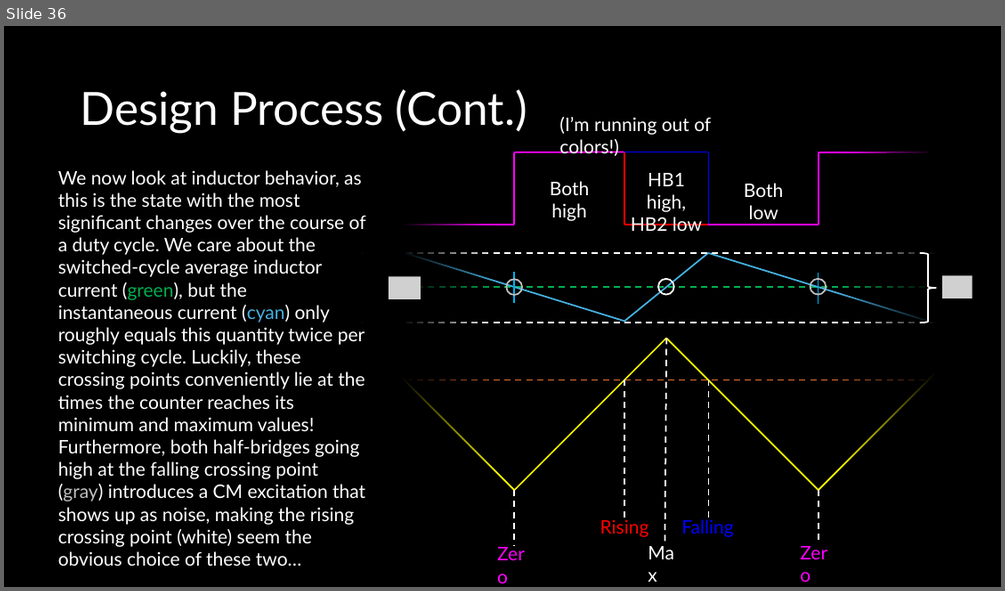
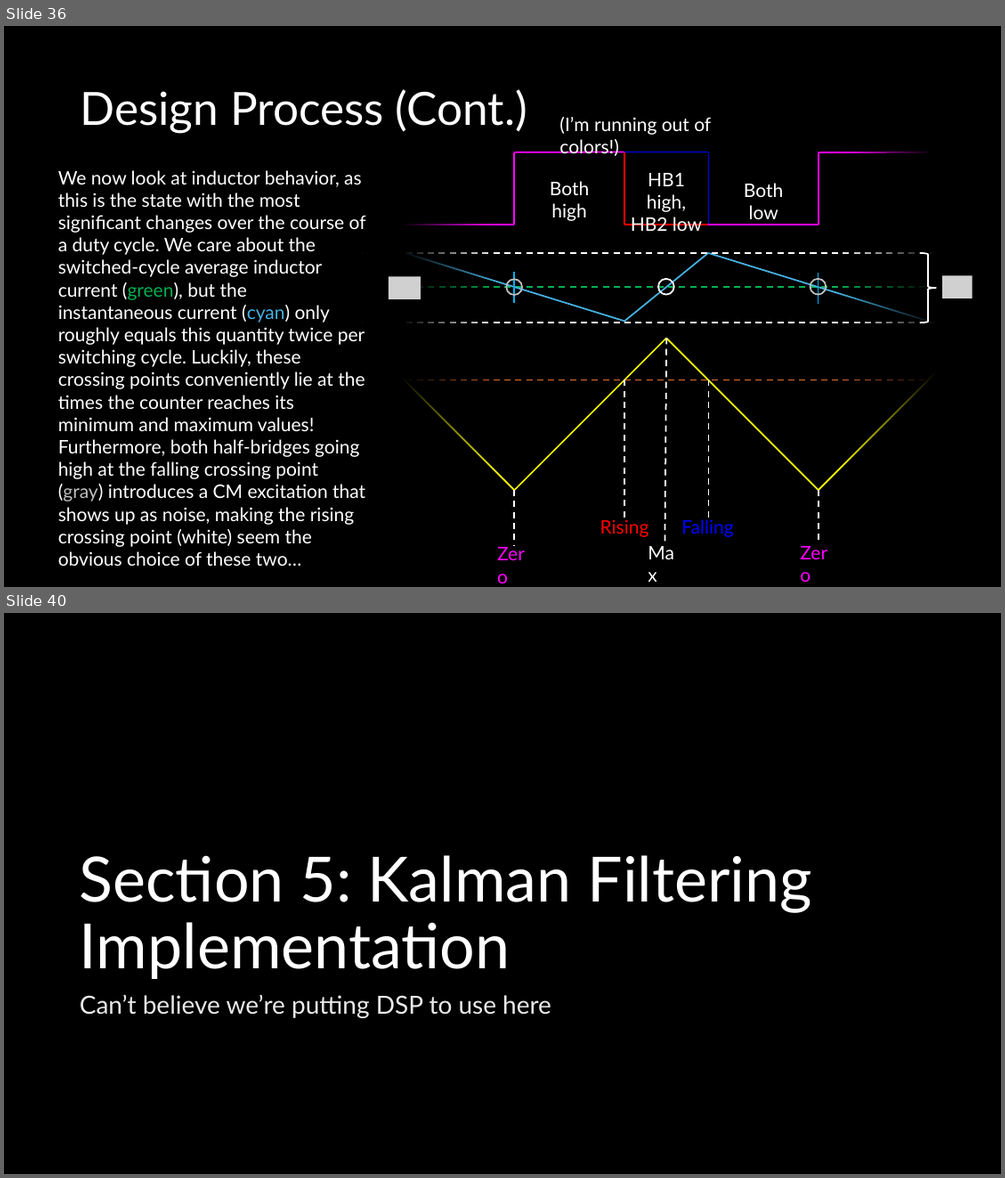
Before and after one commit to ut-ras/rm_electrical-supercap_v2, a slide deck: UT Robomasters – Supercap Power Stage Modeling.pptx. Shown one above the other, each under a label of ours: slide 36 before the commit, slides 36 and 40 after it; the slides between them are not shown. The pictures are 1005x591 and 1005x1178 pixels, drawn with LibreOffice and Linux fonts; fonts in the diff are those of the drawing; grey boxes stand for pictures. Boxes give left, top, right and bottom in pixels: in the first picture for what was removed or moved away, otherwise in the second. Text is boxed around its words. In the diff, an @@ line names an element or a change of style, - is before the commit and + after.

```diff
--- a/UT Robomasters – Supercap Power Stage Modeling.pptx
+++ b/UT Robomasters – Supercap Power Stage Modeling.pptx
@@ slide 40 added at [4, 613, 1001, 1174], background #000000 @@
@@ title added at [80, 855, 812, 979], 60 pt, text #FFFFFF @@
+Section 5: Kalman Filtering Implementation
@@ text added at [80, 995, 551, 1018], 24 pt, text #EAEAEA @@
+Can’t believe we’re putting DSP to use here
```
Also in this commit, not shown: 1 slide changed, 3 other slides added, 1 other file.
